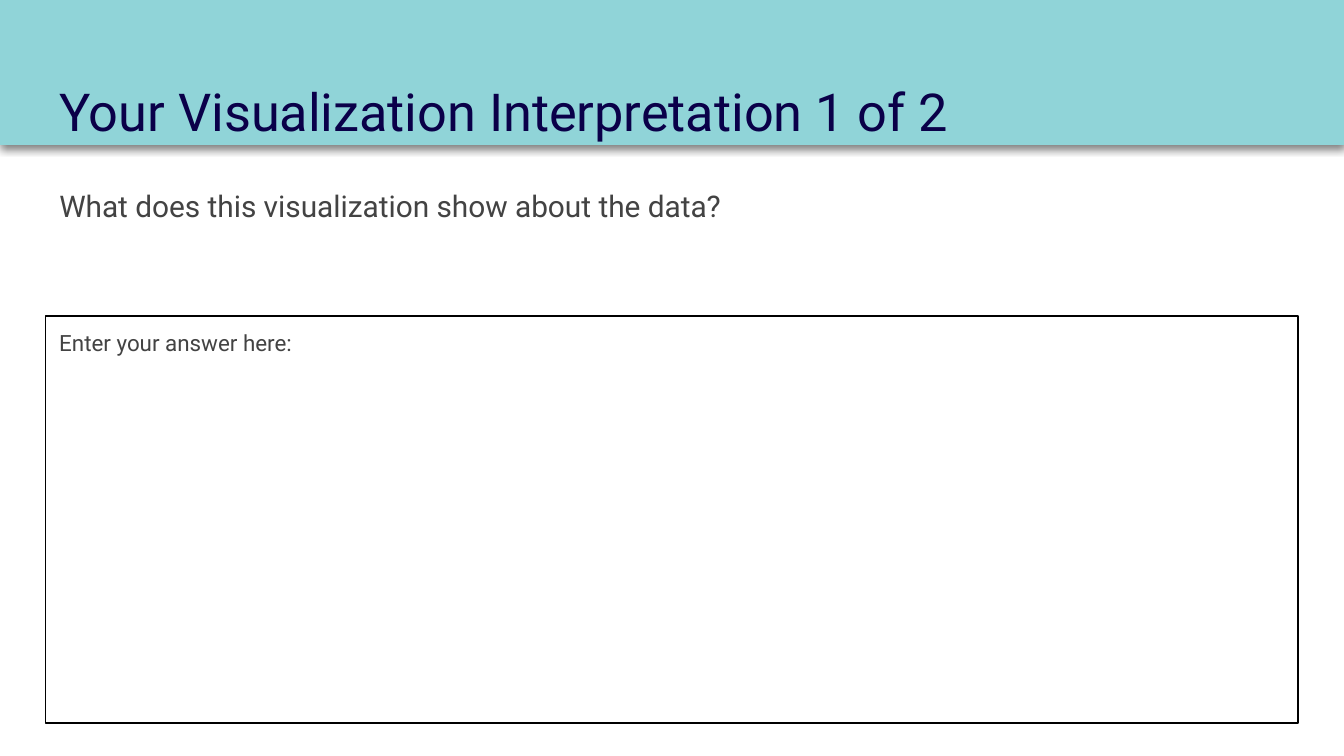
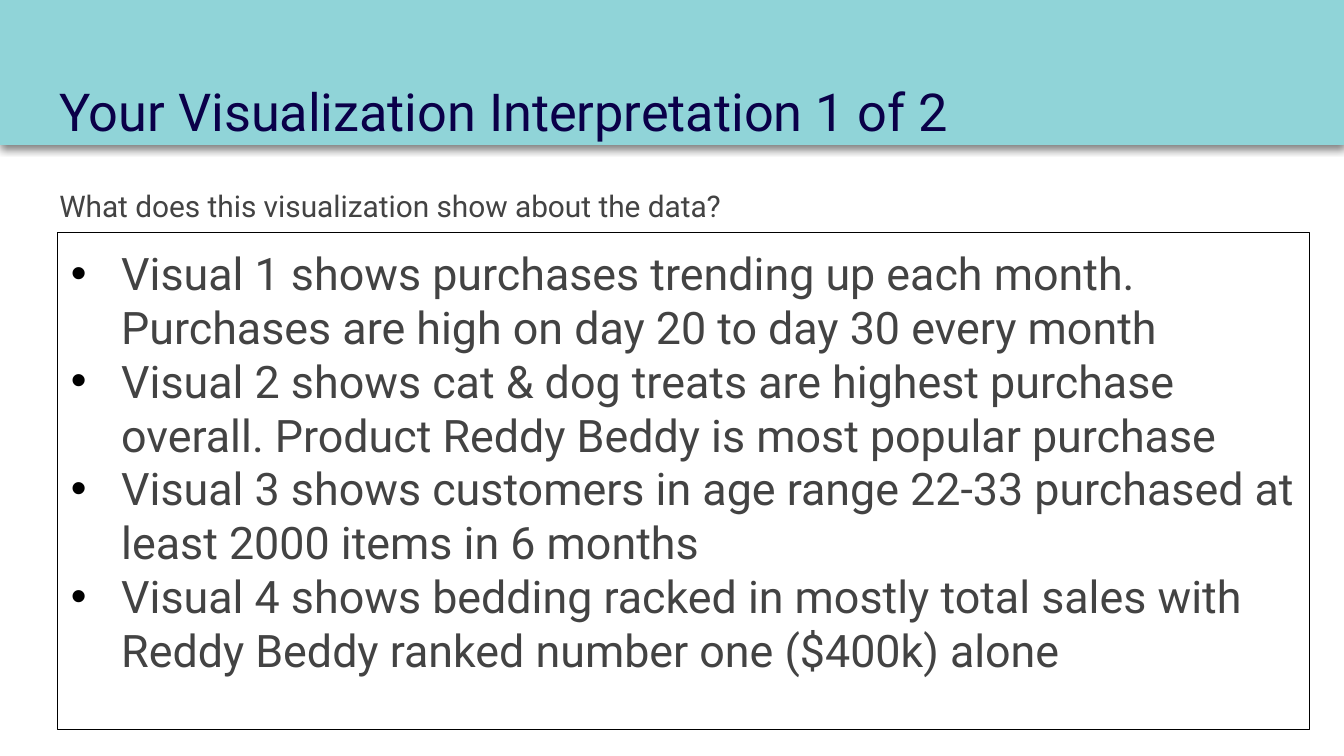
Before and after one commit to dennislamcv1/MetaMarketingAnalytics, a slide deck: slide 12 of Introduction to Data Analytics/Course 2 Capstone Deck.pptx. Drawn at 1344x756 pixels with LibreOffice and Linux fonts; fonts in the diff are those of the drawing. Boxes give left, top, right and bottom in pixels: in the first picture for what was removed or moved away, otherwise in the second. Text is boxed around its words. In the diff, an @@ line names an element or a change of style, - is before the commit and + after.

```diff
--- a/Introduction to Data Analytics/Course 2 Capstone Deck.pptx
+++ b/Introduction to Data Analytics/Course 2 Capstone Deck.pptx
@@ rectangle "Visual 1 shows purchases trending ...": place and size @@
-rectangle "Visual 1 shows purchases trending ..." at bbox=[46, 316, 1298, 723]
+rectangle "Visual 1 shows purchases trending ..." at bbox=[58, 233, 1310, 730]
@@ text in rectangle at bbox=[121, 256, 1294, 677]: text changed; size 12 to 24 pt @@
-Enter your answer here:
+• Visual 1 shows purchases trending up each month. Purchases are high on day 20 to day 30 every month
+• Visual 2 shows cat & dog treats are highest purchase overall. Product Reddy Beddy is most popular purchase
+• Visual 3 shows customers in age range 22-33 purchased at least 2000 items in 6 months
+• Visual 4 shows bedding racked in mostly total sales with Reddy Beddy ranked number one ($400k) alone
```
Also in this commit, not shown: 10 other slides changed, 2 slides added, 2 slides removed, 7 other files.
